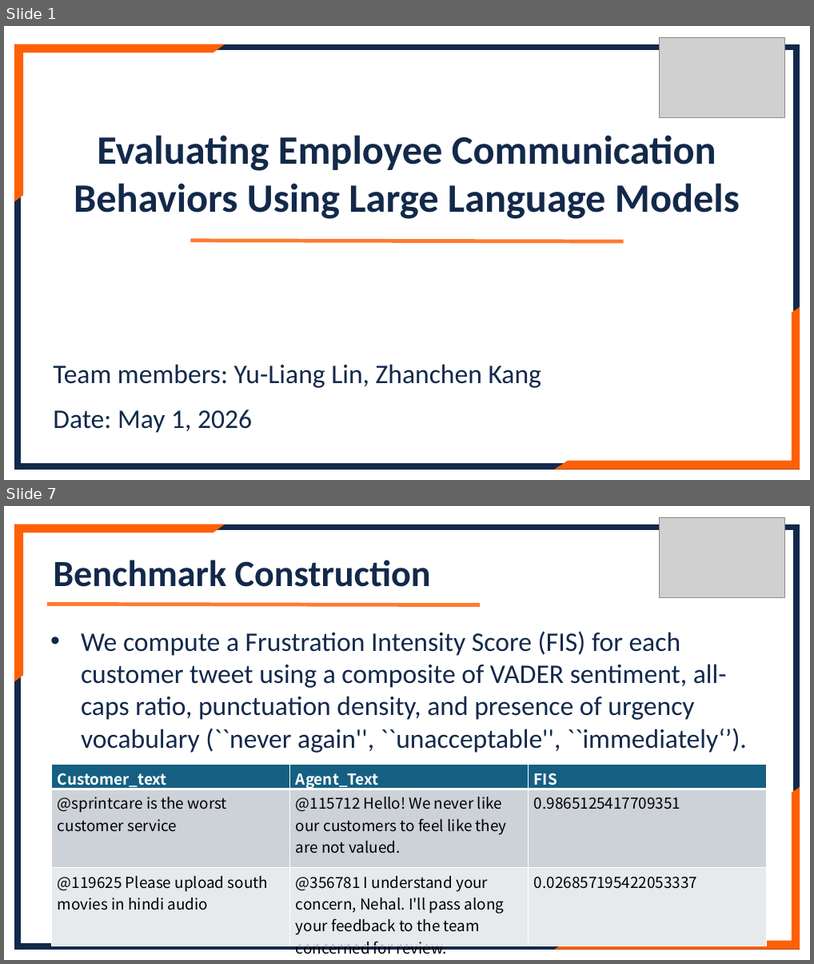
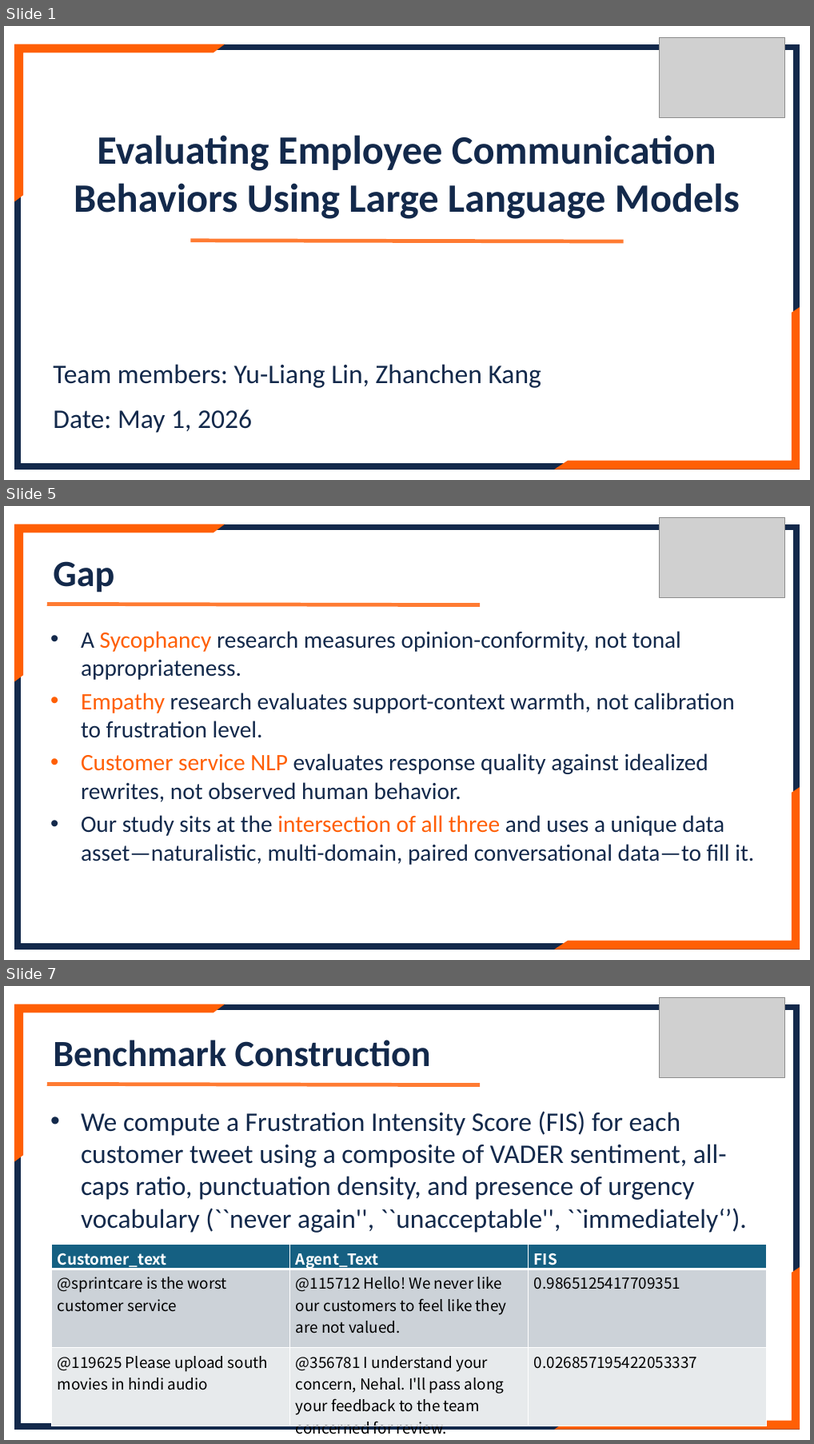
Before and after one commit to lennylin1998/ecs-llm, a slide deck: src/Files/Final_ppt.pptx. Shown one above the other, each under a label of ours: slides 1 and 7 before the commit, slides 1, 5 and 7 after it; the slides between them are not shown. The pictures are 814x964 and 814x1444 pixels, drawn with LibreOffice and Linux fonts; fonts in the diff are those of the drawing; grey boxes stand for pictures. Boxes give left, top, right and bottom in pixels: in the first picture for what was removed or moved away, otherwise in the second. Text is boxed around its words. In the diff, an @@ line names an element or a change of style, - is before the commit and + after.

```diff
--- a/src/Files/Final_ppt.pptx
+++ b/src/Files/Final_ppt.pptx
@@ slide 5 added at (4,506,810,960), background #FFFFFF @@
@@ frame added at (15,524,799,948), fill #13294B, outline #13294B 1.5 pt @@
@@ half frame added at (15,524,223,681), fill #FF5F05, outline #FF5F05 1.5 pt @@
@@ picture added at (659,517,785,598) @@
@@ text added at (53,561,114,592), 44 pt, text #13294B, bold @@
+Gap
@@ line added from (47, 604) to (480, 605), #FF5F05 4.5 pt @@
@@ text added at (81,631,754,864), 28 pt, text #13294B @@
+• A Sycophancy research measures opinion-conformity, not tonal appropriateness.
+• Empathy research evaluates support-context warmth, not calibration to frustration level.
+• Customer service NLP evaluates response quality against idealized rewrites, not observed human behavior.
+• Our study sits at the intersection of all three and uses a unique data asset—naturalistic, multi-domain, paired conversational data—to fill it.
@@ half frame added at (557,788,799,948), fill #FF5F05, outline #FF5F05 1.5 pt @@
```
Also in this commit, not shown: 4 slides changed, 1 slide removed.
